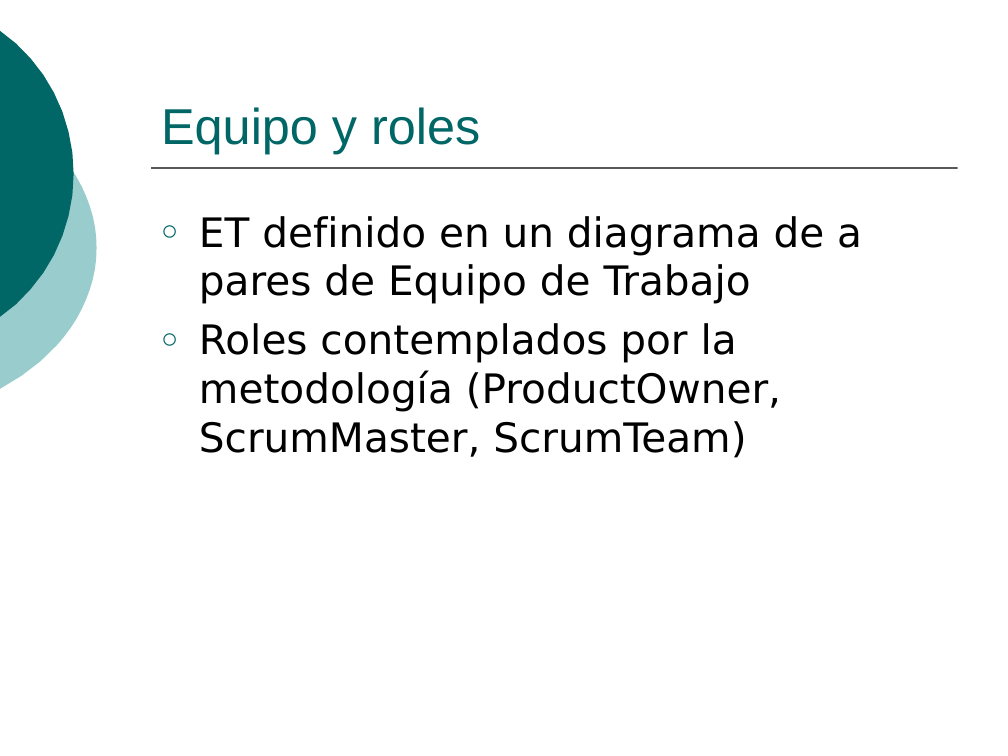
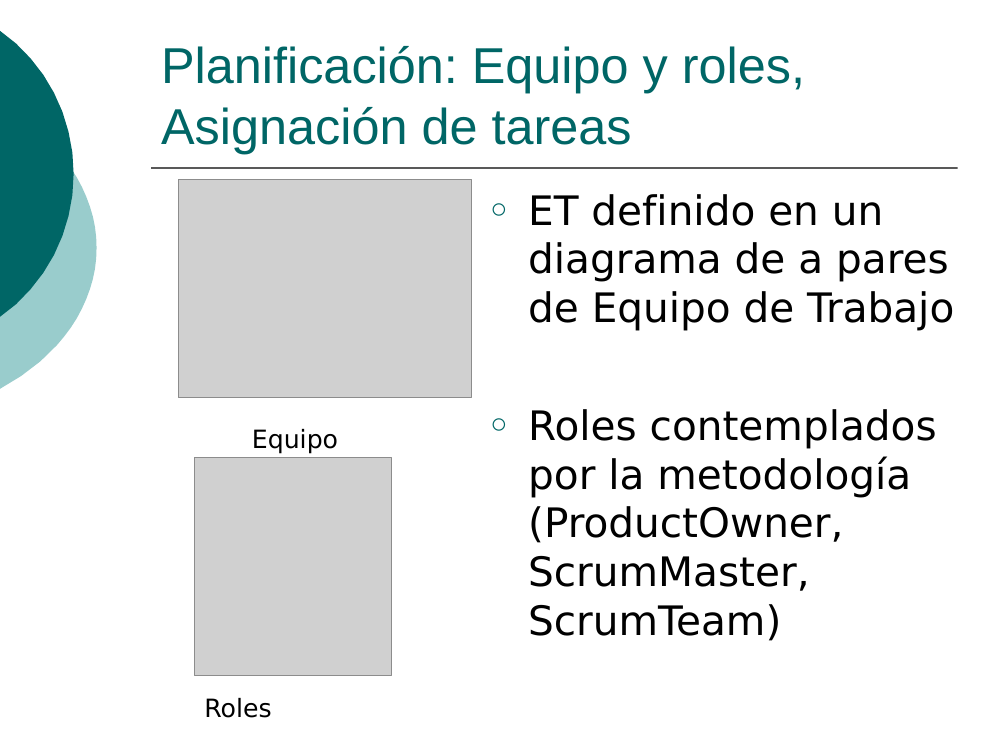
Before and after one commit to ingevy/taller-desarrollo-proyectos-ii-2do-2010, a slide deck: slide 11 of doc/presentaciones/Presentación inicial.ppt (slide 12 before the commit). Drawn at 1008x756 pixels with LibreOffice and Linux fonts; fonts in the diff are those of the drawing; grey boxes stand for pictures. Boxes give left, top, right and bottom in pixels: in the first picture for what was removed or moved away, otherwise in the second. Text is boxed around its words. In the diff, an @@ line names an element or a change of style, - is before the commit and + after.

```diff
--- a/doc/presentaciones/Presentación inicial.ppt
+++ b/doc/presentaciones/Presentación inicial.ppt
@@ title at (161, 46, 805, 153): text changed @@
-Equipo y roles
+Planificación: Equipo y roles, Asignación de tareas
@@ picture added at (178, 179, 472, 398) @@
@@ text "ET definido en un diagrama ..." rewrapped from (199, 216, 862, 458) to (528, 194, 954, 641) @@
@@ text added at (252, 429, 338, 454), 18 pt, text #000000 @@
+Equipo
@@ picture added at (195, 458, 391, 676) @@
@@ text added at (204, 698, 271, 718), 18 pt, text #000000 @@
+Roles
```
Also in this commit, not shown: 4 other slides changed, 14 slides added, 2 slides removed.
